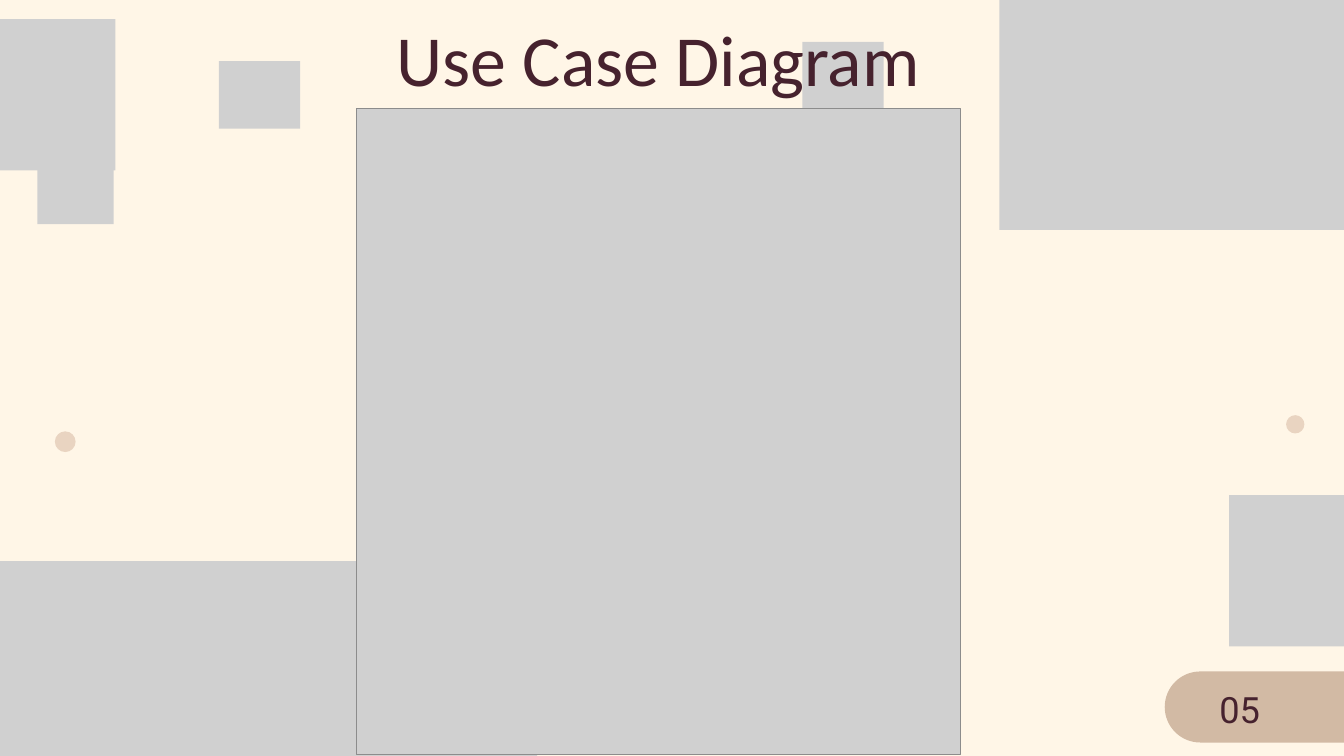
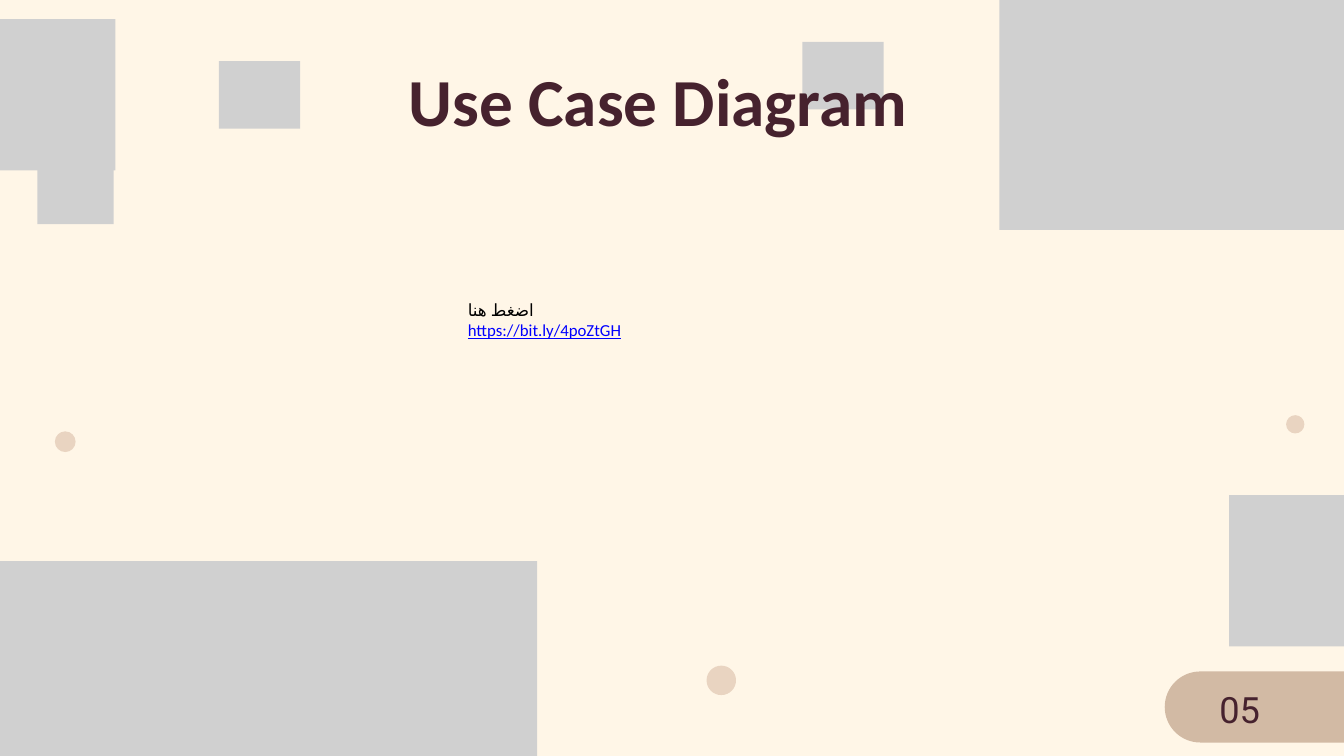
Before and after one commit to sabratha-university/assignment-1-from-lecture-review-rwasir, a slide deck: slide 6 of patterns.pptx. Drawn at 1344x756 pixels with LibreOffice and Linux fonts; fonts in the diff are those of the drawing; grey boxes stand for pictures. Boxes give left, top, right and bottom in pixels: in the first picture for what was removed or moved away, otherwise in the second. Text is boxed around its words. In the diff, an @@ line names an element or a change of style, - is before the commit and + after.

```diff
--- a/patterns.pptx
+++ b/patterns.pptx
@@ text "Use Case Diagram": place and size @@
-text "Use Case Diagram" at (397, 36, 919, 104)
+text "Use Case Diagram" at (409, 70, 907, 138)
@@ text "Use Case Diagram" at (409, 70, 907, 138): size 76.9 to 72 pt, bold on @@
@@ picture removed at (356, 108, 960, 754) @@
@@ text added at (468, 303, 621, 339), 18 pt, text #0000FF, underline @@
+اضغط هنا
+https://bit.ly/4poZtGH
@@ freeform shape added at (707, 666, 737, 696), fill #E9D4C1 @@
```
Also in this commit, not shown: 2 other slides changed.
